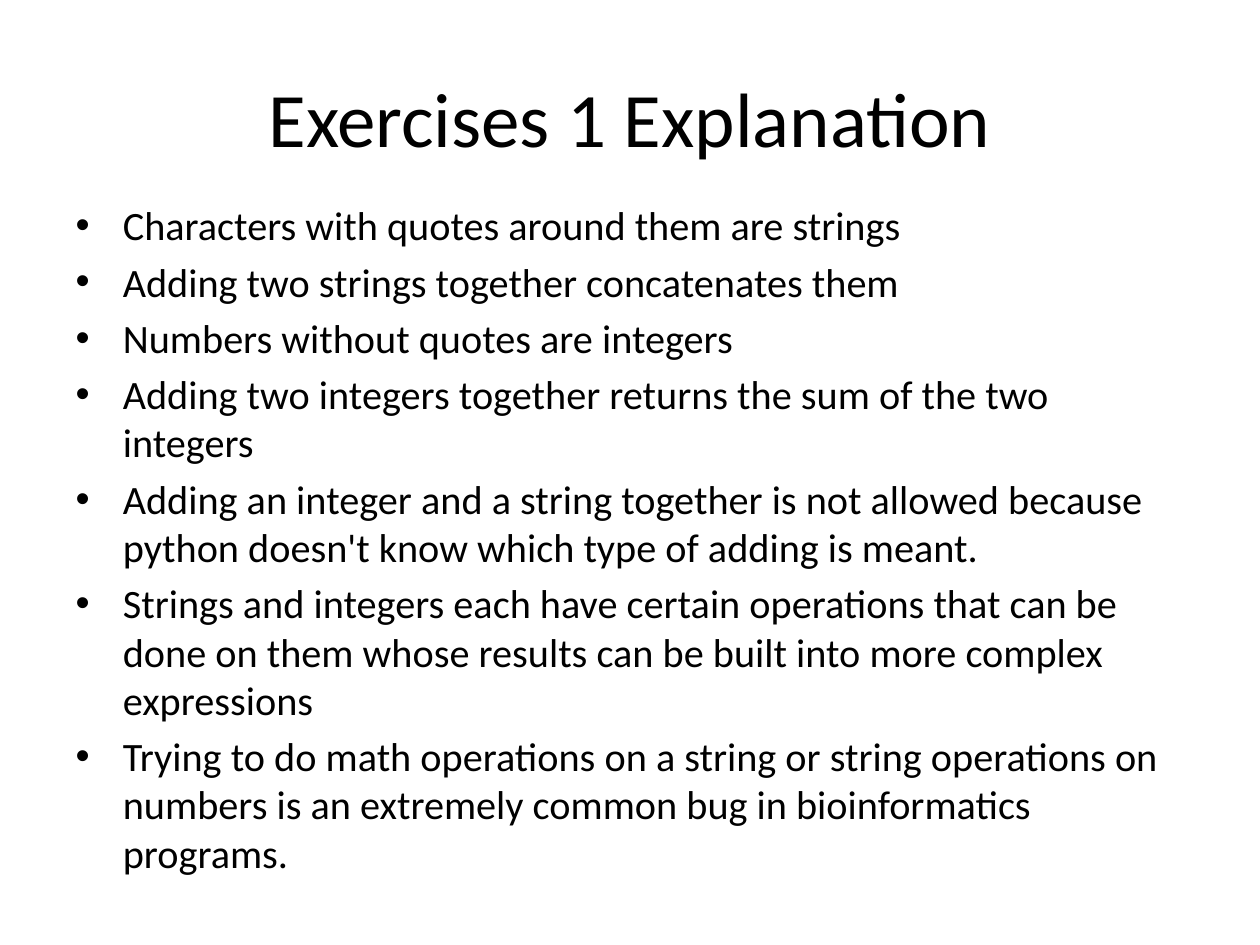
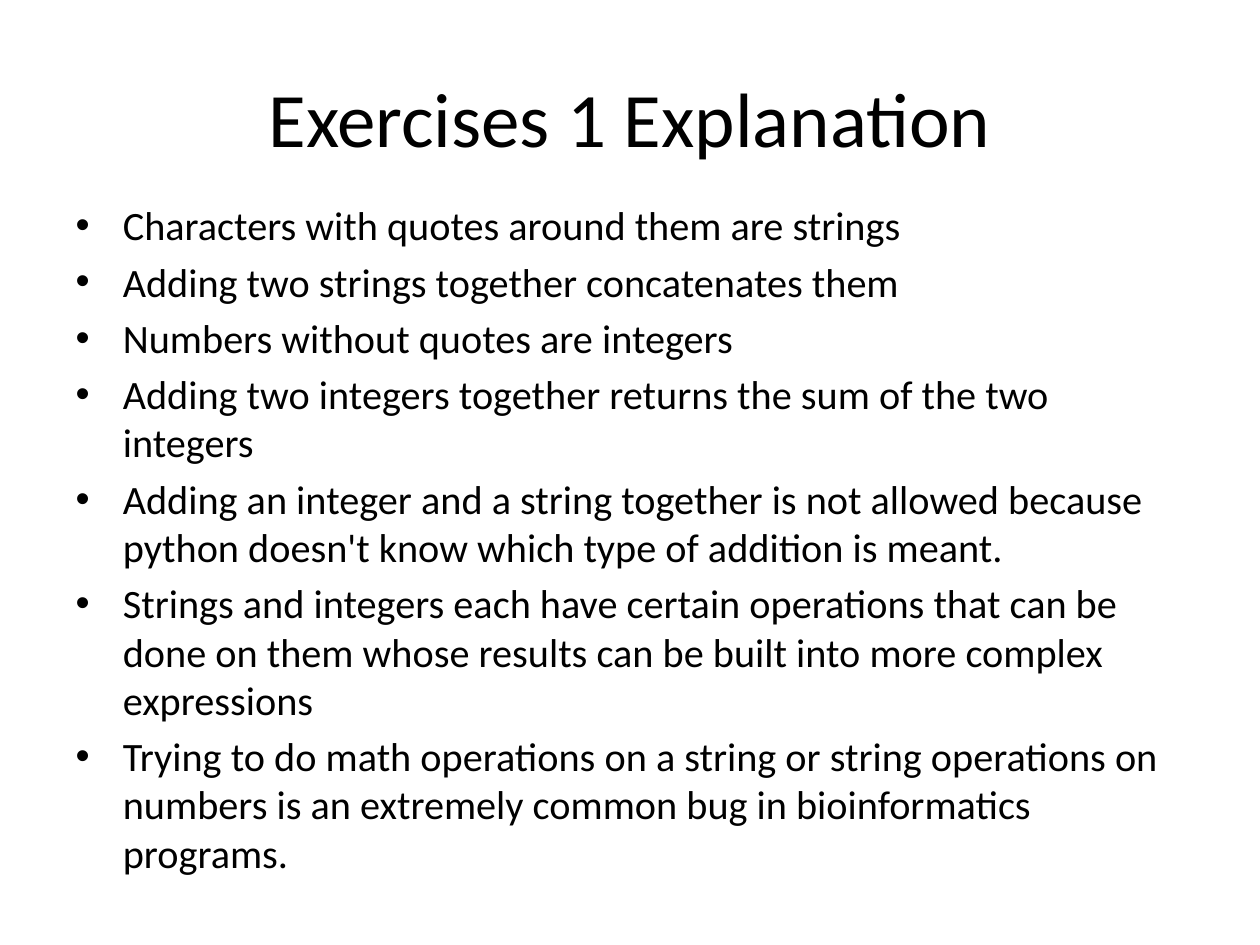
Before and after one commit to GSBS-Bootstrappers/bootstrappers-courses, a slide deck: slide 17 of python1/Python_I/Python I.pptx (slide 16 before the commit). Drawn at 1260x945 pixels with LibreOffice and Linux fonts; fonts in the diff are those of the drawing. Boxes give left, top, right and bottom in pixels: in the first picture for what was removed or moved away, otherwise in the second. Text is boxed around its words. In the diff, an @@ line names an element or a change of style, - is before the commit and + after.

Commit message:
updated slides.

```diff
--- a/python1/Python_I/Python I.pptx
+++ b/python1/Python_I/Python I.pptx
@@ text at box(123, 486, 1142, 569): text changed @@
-• Adding an integer and a string together is not allowed because python doesn't know which type of adding is meant.
+• Adding an integer and a string together is not allowed because python doesn't know which type of addition is meant.
```
Also in this commit, not shown: 2 other slides changed, 1 slide added.
